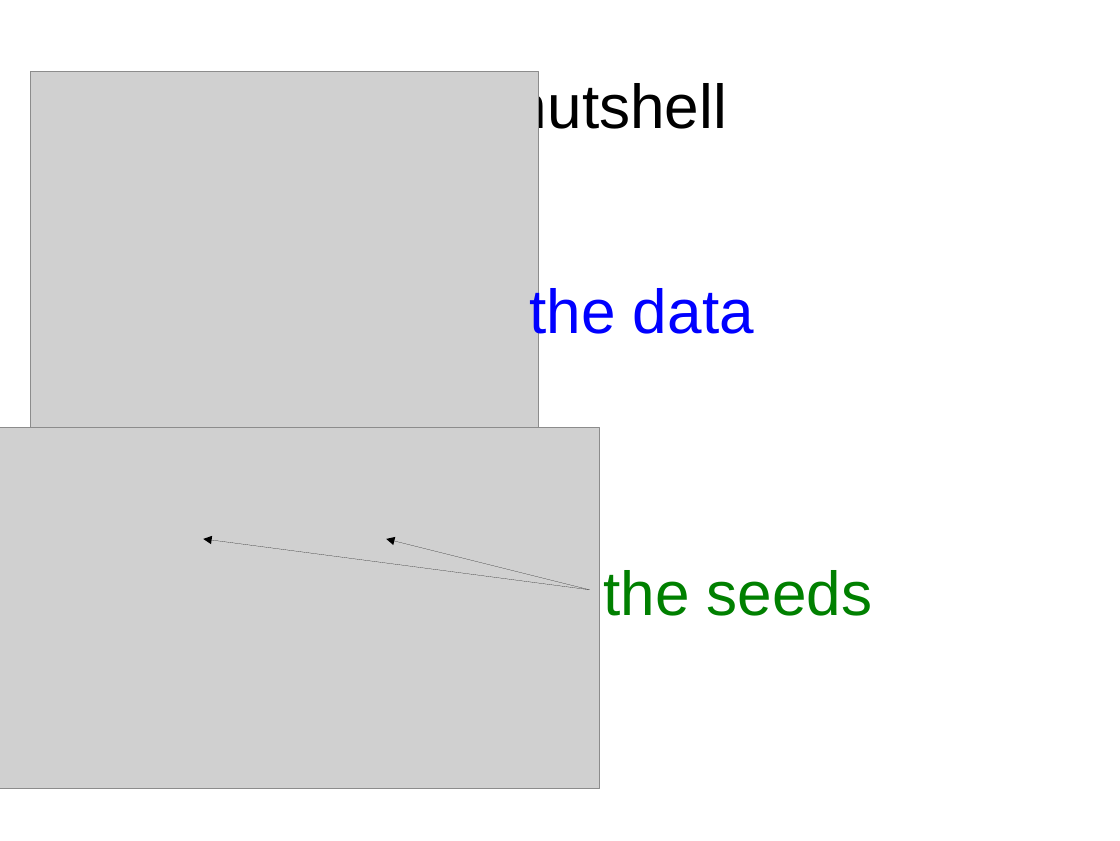
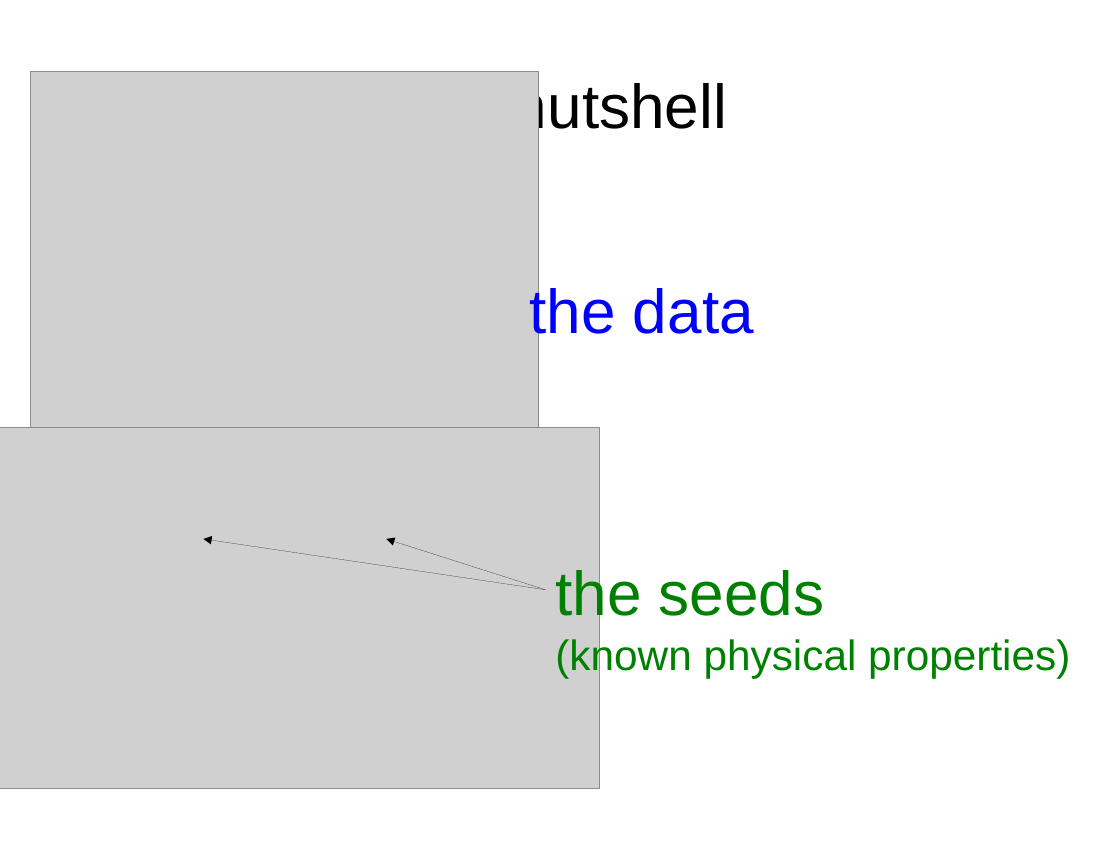
Before and after one commit to leouieda/agu-cancun2013, a slide deck: slide 7 of presentation/uieda_oliveirajr_barbosa.odp. Drawn at 1120x841 pixels with LibreOffice and Linux fonts; fonts in the diff are those of the drawing; grey boxes stand for pictures. Boxes give left, top, right and bottom in pixels: in the first picture for what was removed or moved away, otherwise in the second. Text is boxed around its words. In the diff, an @@ line names an element or a change of style, - is before the commit and + after.

```diff
--- a/presentation/uieda_oliveirajr_barbosa.odp
+++ b/presentation/uieda_oliveirajr_barbosa.odp
@@ arrow moved from (589, 589) - (203, 539) to (546, 589) - (203, 539) @@
@@ arrow moved from (589, 589) - (386, 539) to (546, 589) - (386, 539) @@
@@ text "the seeds": place and size @@
-text "the seeds" at (603,570,873,616)
+text "the seeds" at (555,566,1070,678)
@@ text at (555,636,1070,678): paragraph added @@
+(known physical properties)
```
Also in this commit, not shown: 7 other slides changed, 11 slides added, 3 slides removed, 16 other files.
